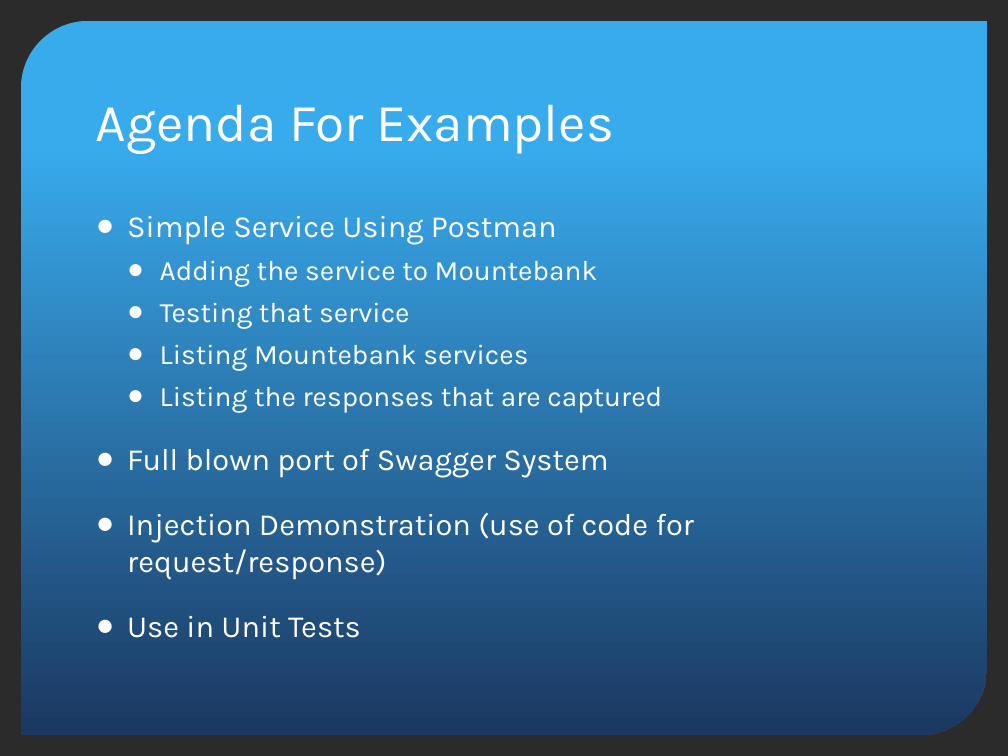
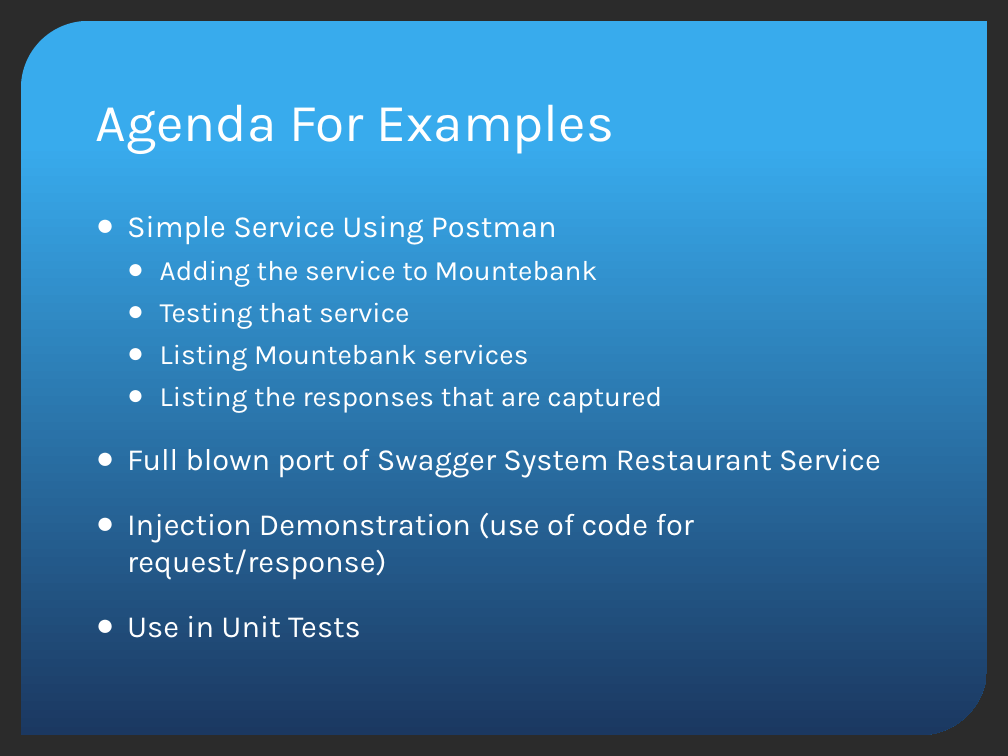
Before and after one commit to donhenton/mountebank-UI, a slide deck: slide 8 of docs/madjs/MADJS-Mountebank.pptx. Drawn at 1008x756 pixels with LibreOffice and Linux fonts; fonts in the diff are those of the drawing; background and template pictures are left out; a plain dark background stands for a picture behind light text. Boxes give left, top, right and bottom in pixels: in the first picture for what was removed or moved away, otherwise in the second. Text is boxed around its words. In the diff, an @@ line names an element or a change of style, - is before the commit and + after.

```diff
--- a/docs/madjs/MADJS-Mountebank.pptx
+++ b/docs/madjs/MADJS-Mountebank.pptx
@@ text at (127,449,881,478): text changed @@
-● Full blown port of Swagger System
+● Full blown port of Swagger System Restaurant Service
```
Also in this commit, not shown: 2 other slides changed, 2 slides added.
